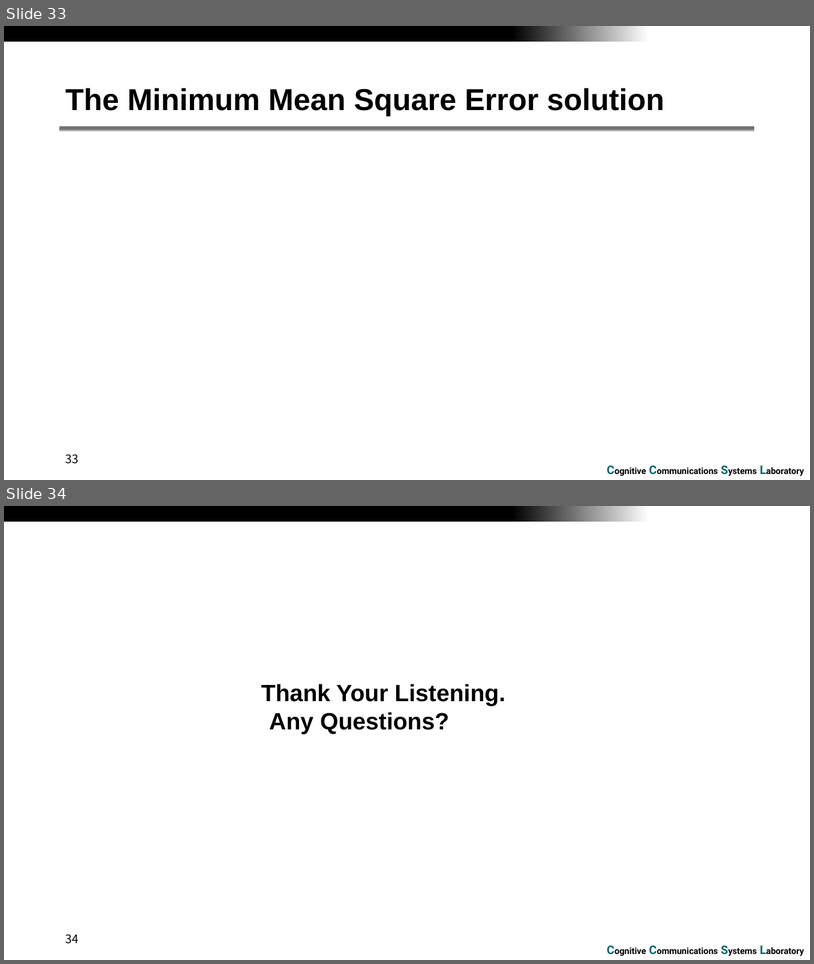
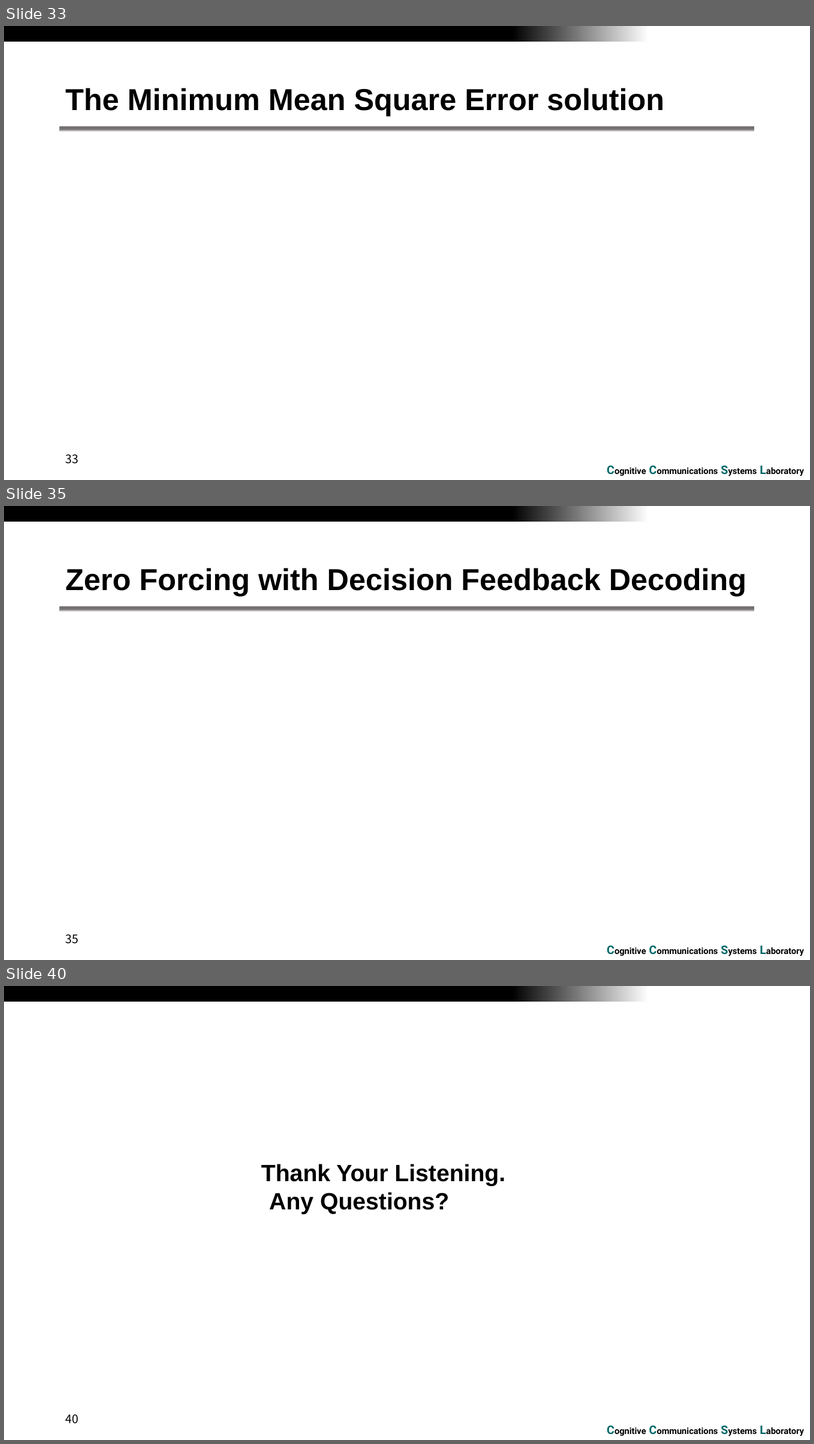
Before and after one commit to RefatHanbat/Presentation-of-SDM, a slide deck: SDM.pptx. Shown one above the other, each under a label of ours: slides 33 and 34 before the commit, slides 33, 35 and 40 after it; the slides between them are not shown. The pictures are 814x964 and 814x1444 pixels, drawn with LibreOffice and Linux fonts; fonts in the diff are those of the drawing; grey boxes stand for pictures; background and template pictures are left out. Boxes give left, top, right and bottom in pixels: in the first picture for what was removed or moved away, otherwise in the second. Text is boxed around its words. In the diff, an @@ line names an element or a change of style, - is before the commit and + after.

```diff
--- a/SDM.pptx
+++ b/SDM.pptx
@@ slide 35 added at [4, 506, 810, 960], background #FFFFFF; not listed: 3 template elements that a slide beside it also shows @@
@@ title added at [65, 568, 747, 596], 36 pt, text #000000, bold @@
+Zero Forcing with Decision Feedback Decoding
@@ page number added at [65, 934, 78, 943], 14 pt, text #000000 @@
+35
@@ what was slide 34 is now slide 40 @@
@@ page number at [65, 1414, 78, 1423]: text changed @@
-34
+40
```
Also in this commit, not shown: 5 other slides added.
